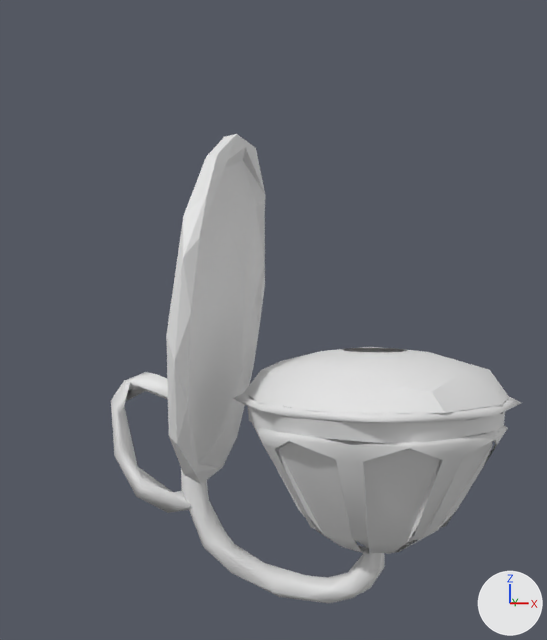
The Blender file models/Lamp/Lamp.blend, before and after one commit.
One viewpoint serves both versions: a 50 mm lens placed at (0.45, -5.9, 1.86), pointed at (-0.79, -0.03, 1.65). Every picture has the same lights, and +X, +Y and +Z are marked at lower right.

Names of what the first picture shows: 'Edge', 'Glass', 'Handle', 'Metal', 'Mirror'.
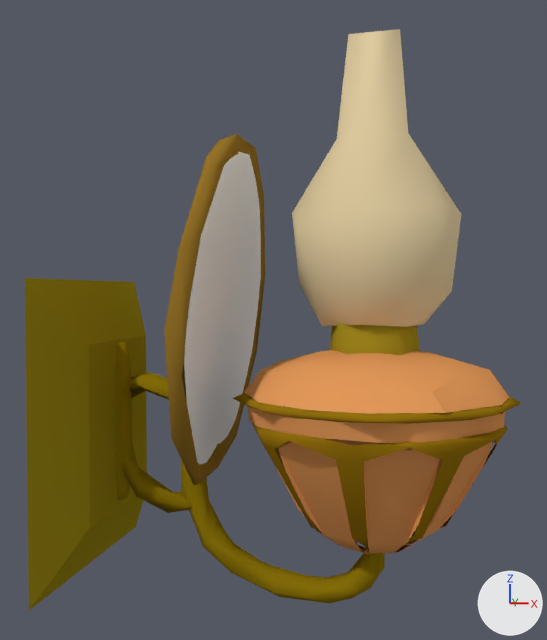
Where the newer file only moved an object's origin or applied its transform, the numbers keep the older frame.

Location of each change, (x1, y1, x2, y2) in pixels of the pictures (547 x 640 px):
'LampGlass', added (beige)
    after: (292, 29, 461, 327)
'Panel', added
    after: (25, 278, 147, 610)
'Glass', recoloured (white to orange)
    both: (244, 347, 509, 554)
'Mirror', reshaped
    before: (166, 134, 266, 484)
    after: (164, 134, 265, 485)
'Mirror.001', added
    after: (184, 151, 261, 464)
'Edge', reshaped
    before: (181, 469, 385, 603)
    after: (115, 341, 385, 603)
'Metal', recoloured (white to yellow)
    both: (233, 393, 521, 548)
'Handle', deleted
    before: (111, 372, 191, 513)
'LampBase', added (yellow)
    after: (330, 323, 420, 355)
part 1 of me_mesh_001, added (brown)
    after: (115, 341, 132, 500)
part 2 of me_mesh_001, added (brown)
    after: (121, 372, 191, 513)
part 3 of me_mesh_001, recoloured (white to yellow)
    both: (181, 469, 385, 603)
part 4 of me_circle_003, cut back
    before: (166, 134, 266, 484)
    after: (164, 134, 265, 485)

Edits to the bpy script that builds the scene:
```text
Add mat_brasshandle:
    mat_brasshandle = diffuse_material('BrassHandle')
    mat_brasshandle.base_color = (0.267, 0.18, 0.00358)  # yellow #8d760c
Change me_mesh_001:
    remove me_mesh_001.from_pydata(...)  # 75 vertices, 124 faces; spans x -1.57..0.08, y -0.11..0.1, z -0.35..2.49
    add me_mesh_001.from_pydata(...)  # 149 vertices, 235 faces; spans x -2.18..0.08, y -0.12..0.1, z -0.35..2.49
    me_mesh_001 part 1: a new loose piece of 50 vertices spanning x -2.16..-2.0, y -0.12..0.1, z 0.39..1.7, in mat_brasshandle (yellow #8d760c)
    me_mesh_001 part 2: a new loose piece of 24 vertices spanning x -2.18..-1.45, y -0.11..0.1, z 0.28..1.44, in mat_brasshandle (yellow #8d760c)
    me_mesh_001 part 3: 124 faces spanning x -1.57..0.08, y -0.11..0.1, z -0.35..2.49 switch from no material to mat_brasshandle (yellow #8d760c)
Change me_circle_002:
    where me_circle_002.from_pydata(...)  # 120 vertices, 138 faces; spans x -1.06..1.09, y -1.12..1.11, z -1.04..0.13
    add me_circle_002.materials.append(mat_lampbrass)  # yellow #997411
Change me_circle:
    where me_circle.from_pydata(...)  # 191 vertices, 196 faces; spans x -1.01..1.0, y -1.0..1.01, z -1.08..0.46
    add me_circle.materials.append(mat_glassbase)  # orange #e79c5c
Change me_circle_003:
    used by ob_mirror; location = (-1.258, -0.011, 1.736); rotation_euler = (0.605, 1.692, 0.581), in degrees (35, 97, 33); scale = (1.41, 1.06, 1.41)
    remove me_circle_003.from_pydata(...)  # 64 vertices, 121 faces; spans x -0.98..0.98, y -0.98..0.98, z -0.08..0.09
    add me_circle_003.from_pydata(...)  # 33 vertices, 62 faces; spans x -0.97..1.0, y -0.98..0.99, z -0.08..0.09
    me_circle_003 part 4
    60 vertices are removed from x -0.98..0.98, y -0.98..0.98, z -0.08..0.09
    121 faces are deleted
    29 vertices are added at x -0.97..1.0, y -0.98..0.99, z -0.08..0.09
    62 new faces join them
    me_circle_003 part 5: the surface is now shaded smooth
    add me_circle_003.materials.append(mat_metalrim)  # brown #96732a
Add me_plane_003:
    me_plane_003.from_pydata([(-1.44, -1.01, 0.15), (0.94, -1.01, 0.15), (-1.44, 0.99, 0.15), (0.94, 0.99, 0.15), (-0.95, -0.6, 0.43), (0.45, -0.6, 0.43), (-0.95, 0.57, 0.43), (0.45, 0.57, 0.43)], [], [(0, 2, 3, 1), (4, 5, 7, 6), (1, 3, 7, 5), (2, 0, 4, 6), (3, 2, 6, 7), (0, 1, 5, 4)])
    me_plane_003.materials.append(mat_brassbase)  # yellow #998719
Remove ob_handle:
    ob_handle = bpy.data.objects.new('Handle', me_mesh_002)
Add ob_panel:
    ob_panel = bpy.data.objects.new('Panel', me_plane_003)
    ob_panel.location = (-2.529, 0.0, 0.523)
    ob_panel.rotation_euler = (0.0, 1.571, 0.0)  # degrees (0, 90, 0)
Add ob_lampbase:
    ob_lampbase = bpy.data.objects.new('LampBase', me_circle_004)  # 52 vertices, 91 faces; spans x -1.01..1.08, y -1.01..1.0, z -0.24..1.89; in mat_brasslampbase (yellow #a59022)
    ob_lampbase.location = (-0.008, 0.001, 1.477)
    ob_lampbase.scale = (0.332, 0.332, 0.332)
Add ob_lampglass:
    ob_lampglass = bpy.data.objects.new('LampGlass', me_circle_005)  # 30 vertices, 51 faces; spans x -1.76..1.82, y -1.81..1.8, z -0.56..5.66; in mat_lmapglass (beige #e7d3a6)
    ob_lampglass.location = (-0.005, 0.005, 1.798)
    ob_lampglass.scale = (0.358, 0.358, 0.358)
Add ob_mirror_001:
    ob_mirror_001 = bpy.data.objects.new('Mirror.001', me_circle_006)  # 63 vertices, 63 faces; spans x -0.95..0.98, y -0.94..0.97, z -0.07..0.0; in mat_mirror (white #e7e7e7); modifiers DECIMATE
    ob_mirror_001.location = (-1.145, -0.011, 1.736)
    ob_mirror_001.rotation_euler = (0.605, 1.692, 0.581)  # degrees (35, 97, 33)
    ob_mirror_001.scale = (1.32, 0.998, 1.12)
```
